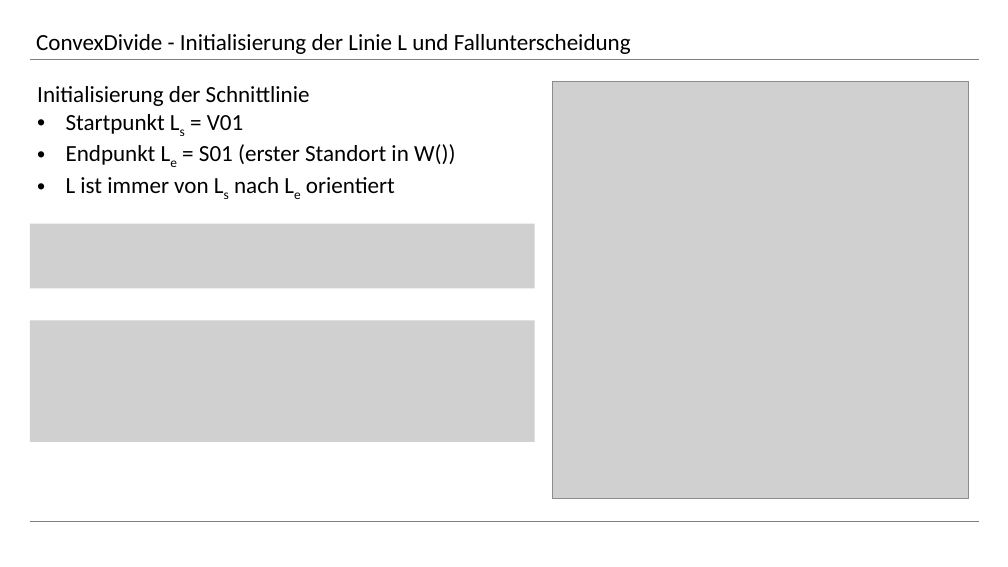
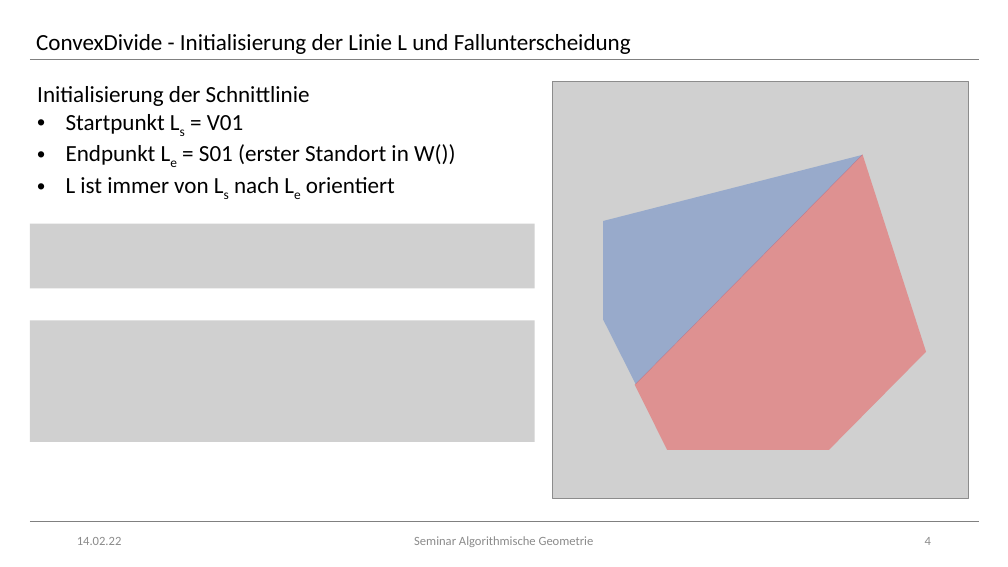
Before and after one commit to rhoentier/Algorithmische-Geometrie, a slide deck: slide 4 of Präsentation/Präsentation.pptx. Drawn at 1008x567 pixels with LibreOffice and Linux fonts; fonts in the diff are those of the drawing; grey boxes stand for pictures. Boxes give left, top, right and bottom in pixels: in the first picture for what was removed or moved away, otherwise in the second. Text is boxed around its words. In the diff, an @@ line names an element or a change of style, - is before the commit and + after.

```diff
--- a/Präsentation/Präsentation.pptx
+++ b/Präsentation/Präsentation.pptx
@@ freeform shape added at [603,155,863,384], fill #4472C4 at 40% opacity @@
@@ freeform shape added at [635,154,926,450], fill #FF0000 at 30% opacity @@
@@ text added at [77,537,122,545], 12 pt, text #8C8C8C @@
+14.02.22
@@ text added at [414,536,594,547], 12 pt, text #8C8C8C @@
+Seminar Algorithmische Geometrie
@@ page number added at [925,537,931,545], 12 pt, text #8C8C8C @@
+4
```
Also in this commit, not shown: 12 other slides changed, 3 slides added, 2 slides removed.
